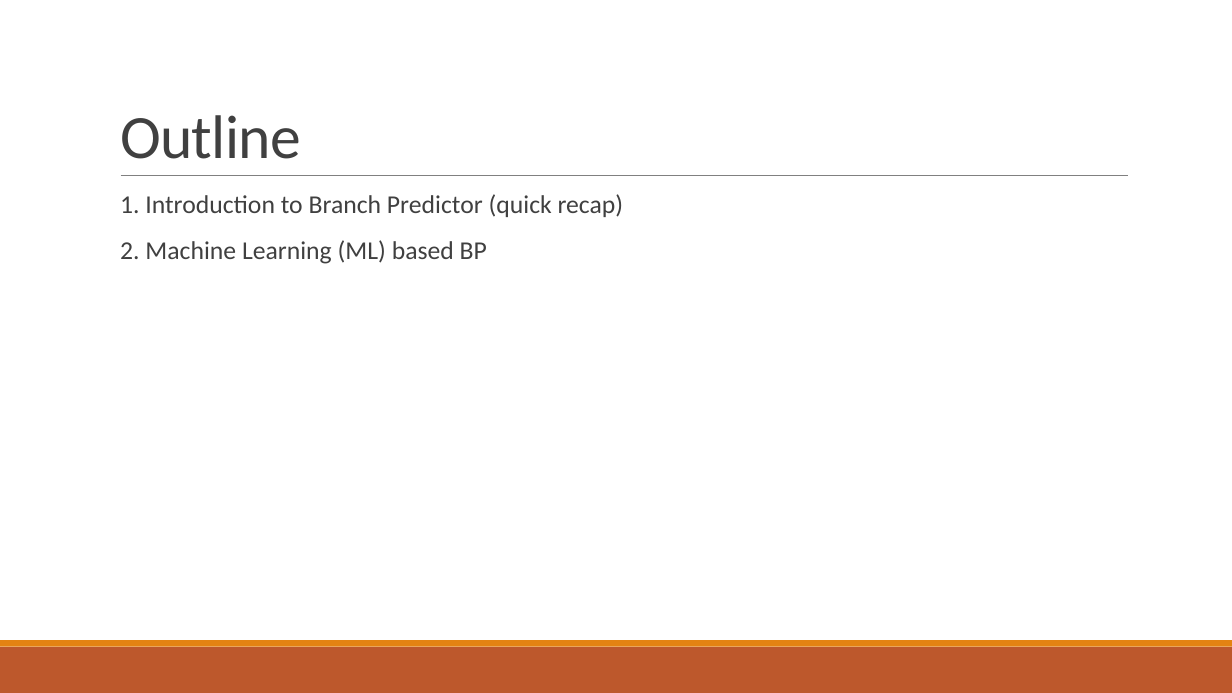
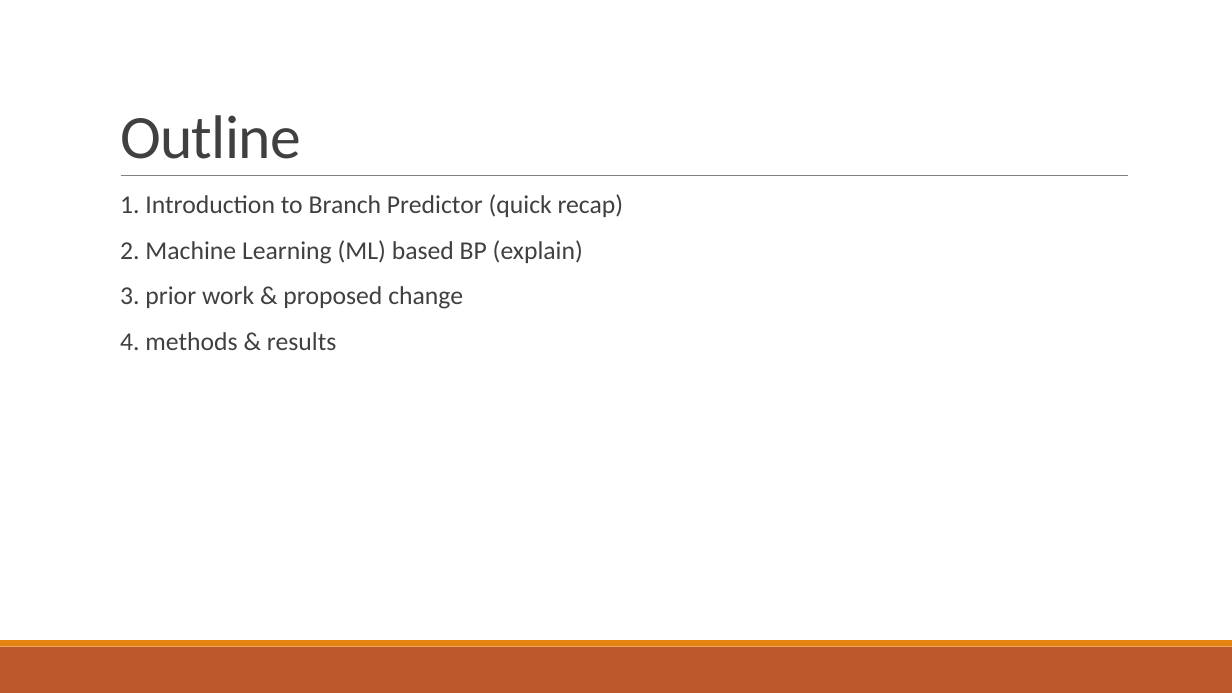
Before and after one commit to Bald-Badger/DNN-Branch-Predictor, a slide deck: slide 2 of presentation.pptx. Drawn at 1232x693 pixels with LibreOffice and Linux fonts; fonts in the diff are those of the drawing. Boxes give left, top, right and bottom in pixels: in the first picture for what was removed or moved away, otherwise in the second. Text is boxed around its words. In the diff, an @@ line names an element or a change of style, - is before the commit and + after.

```diff
--- a/presentation.pptx
+++ b/presentation.pptx
@@ text at (120, 240, 583, 350): text changed @@
-  2. Machine Learning (ML) based BP
+  2. Machine Learning (ML) based BP (explain)
+  3. prior work & proposed change
+  4. methods & results
```
Also in this commit, not shown: 3 other slides changed, 4 slides added, 5 other files.
